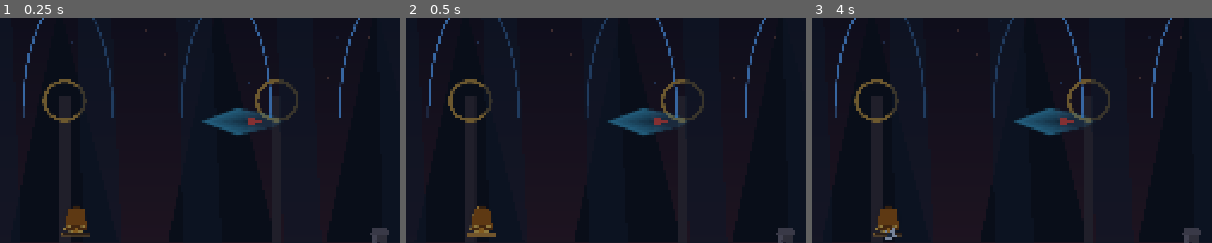
Above: before the commit, frames 1-3 (left to right).
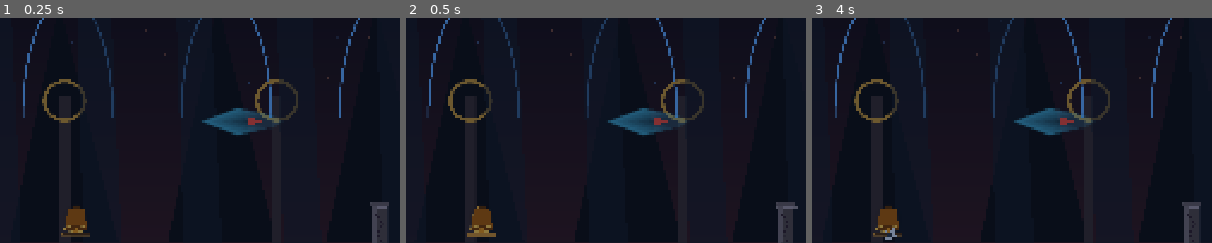
Above: after the commit, the same moments.

Repository: Atul-169/GameJam-KickOff
Game: Godot game, scene res://scenes/levels/level_03_guardian_court.tscn
The game is run twice, just before and just after one commit, with the same random seed, the same clock (stepped at 60 frames per second) and the same inputs. This scene is started directly instead of the project's main scene.
Inputs (mouse positions are % of the whole screen's width and height, from its top left):
- Up to frame 1 (0.25 s): no input
- Up to frame 2 (0.5 s): no input
- Up to frame 3 (4 s): tap Enter at 0.5 s; move the mouse to (72, 45) at 0.52 s; hold J (kick) 0.53-1.28 s; hold D (move_right) 0.53-2.03 s; click (72, 45) at 0.67 s; tap Space (jump) at 0.77, 1.52, 3.02, 3.77 s; move the mouse to (30, 55) at 1.27 s; tap K (charged_kick) at 1.35 s; tap J (kick) at 1.55, 2.3, 2.85, 3.8 s; move the mouse to (60, 28) at 2.02 s; hold A (move_left) 2.03-2.78 s; hold E (interact) 2.03-2.78 s; move the mouse to (45, 70) at 2.77 s; hold D (move_right) from 2.78 s (still down); click (45, 70) at 2.92 s; move the mouse to (80, 65) at 3.52 s; hold I (throw_star) from 3.53 s (still down)
The pictures show only the part of the screen within x 28-78%, y 29-79%; the shares and areas given below are measured in that part.

The runs differ from the first frame. In frame 1, 0.5% of the frame differs, in the area x 92-98%, y 81-97%; in frame 2, 0.5%; in frame 3, 0.5%.

Commit message:
Adjust Guardian Court pillar and collision

Diff:
--- a/scripts/environment/breakable_pillar.gd
+++ b/scripts/environment/breakable_pillar.gd
@@ -15,14 +15,42 @@
 func _ready() -> void:
 	start_rotation = rotation
 
-	add_child(
-		AssetRegistry.make_visual(
-			"breakable_pillar",
-			Vector2(82, 300),
-			Color("7c786f"),
-			"PILLAR"
-		)
+	var pillar_visual := AssetRegistry.make_visual(
+		"breakable_pillar",
+		Vector2(90, 420),
+		Color("7c786f"),
+		"PILLAR"
 	)
+
+	# Visual-কে উপরে তুলি
+	pillar_visual.position = Vector2(0, -60)
+	add_child(pillar_visual)
+
+	var collision_shape := get_node_or_null(
+		"CollisionShape2D"
+	) as CollisionShape2D
+
+	if collision_shape != null:
+		var rectangle := (
+			collision_shape.shape
+			as RectangleShape2D
+		)
+
+		if rectangle != null:
+			var new_rectangle := (
+				rectangle.duplicate()
+				as RectangleShape2D
+			)
+
+			new_rectangle.size = Vector2(90, 420)
+			collision_shape.shape = new_rectangle
+
+		# Collision-কে visual-এর সাথে align করি
+		collision_shape.position = Vector2(0, -60)
+	else:
+		push_warning(
+			"BreakablePillar has no CollisionShape2D node."
+		)
 
 	add_to_group("resettable")
 	add_to_group("freezable")
@@ -33,7 +61,7 @@
 func set_world_active(active: bool) -> void:
 	world_active = active
 
-	if world_active:
+	if world_active and not broken_once:
 		collision_layer = (
 			CollisionLayers.WORLD
 			| CollisionLayers.KICKABLE
@@ -45,16 +73,25 @@
 			| CollisionLayers.PROJECTILE
 		)
 	else:
-		break_generation += 1
-
-		if active_tween != null and active_tween.is_valid():
-			active_tween.kill()
-
-		collision_layer = CollisionLayers.WORLD
-		collision_mask = (
-			CollisionLayers.PLAYER
-			| CollisionLayers.ENEMY
-		)
+		if not world_active:
+			break_generation += 1
+
+			if (
+				active_tween != null
+				and active_tween.is_valid()
+			):
+				active_tween.kill()
+
+		if broken_once:
+			collision_layer = 0
+			collision_mask = 0
+		else:
+			collision_layer = CollisionLayers.WORLD
+
+			collision_mask = (
+				CollisionLayers.PLAYER
+				| CollisionLayers.ENEMY
+			)
 
 
 func receive_projectile(
@@ -85,7 +122,11 @@
 	charged: bool,
 	_source: Node
 ) -> void:
-	if world_active and charged:
+	if (
+		world_active
+		and charged
+		and not broken_once
+	):
 		break_pillar()
 
 
@@ -99,7 +140,9 @@
 	broken_once = true
 	modulate = Color("ffb17c")
 
-	await get_tree().create_timer(0.55).timeout
+	await get_tree().create_timer(
+		0.55
+	).timeout
 
 	if (
 		token != break_generation
@@ -108,8 +151,7 @@
 	):
 		return
 
-	# Pillar rotate হওয়ার আগেই collision বন্ধ।
-	# এতে player pillar-এর উপরে ছিটকে উঠবে না।
+	# Rotate হওয়ার আগেই collision বন্ধ
 	collision_layer = 0
 	collision_mask = 0
 
@@ -120,7 +162,11 @@
 		"rotation",
 		float(fall_direction) * 1.42,
 		0.55
-	).set_trans(Tween.TRANS_QUAD).set_ease(Tween.EASE_IN)
+	).set_trans(
+		Tween.TRANS_QUAD
+	).set_ease(
+		Tween.EASE_IN
+	)
 
 	await active_tween.finished
 
@@ -138,7 +184,7 @@
 	var shape_node := CollisionShape2D.new()
 	var rectangle := RectangleShape2D.new()
 
-	rectangle.size = Vector2(280, 120)
+	rectangle.size = Vector2(320, 130)
 	shape_node.shape = rectangle
 
 	stun_zone.add_child(shape_node)
@@ -147,8 +193,8 @@
 	stun_zone.global_position = (
 		global_position
 		+ Vector2(
-			float(fall_direction) * 125.0,
-			-55.0
+			float(fall_direction) * 145.0,
+			-70.0
 		)
 	)
 
@@ -173,7 +219,10 @@
 func reset_state() -> void:
 	break_generation += 1
 
-	if active_tween != null and active_tween.is_valid():
+	if (
+		active_tween != null
+		and active_tween.is_valid()
+	):
 		active_tween.kill()
 
 	active_tween = null
